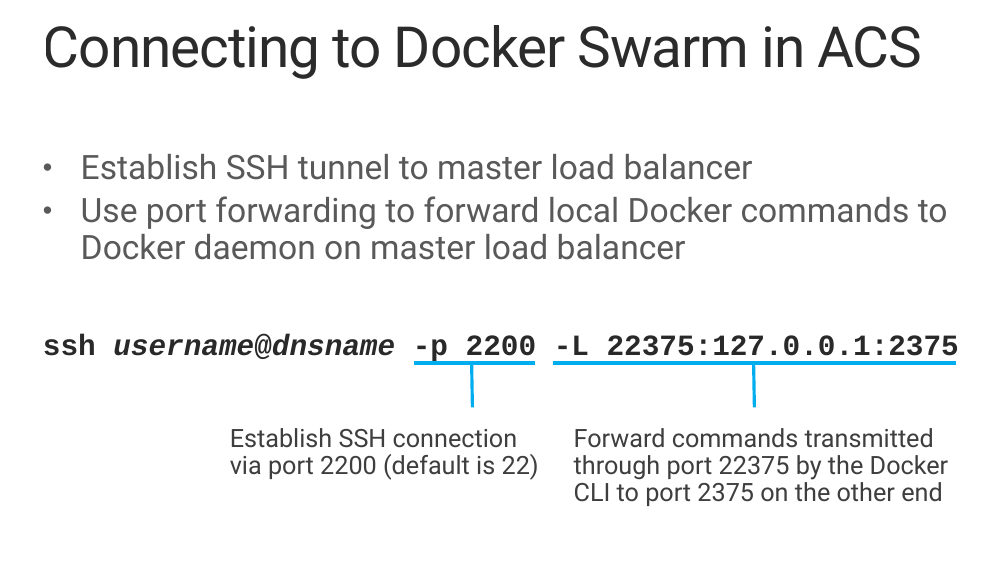
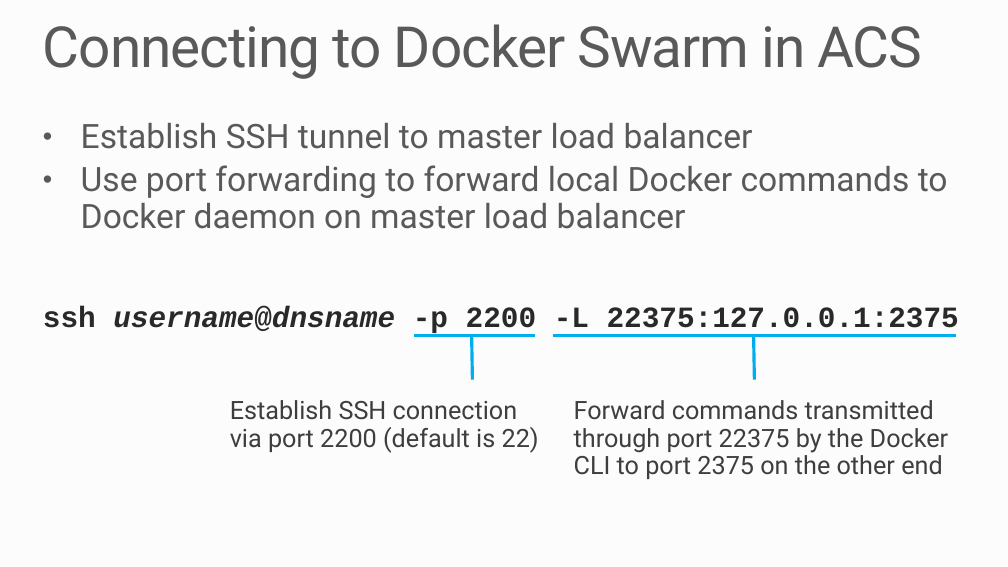
Before and after one commit to MSRConnections/Azure-training-course, a slide deck: slide 10 of Content/Container Service/Azure Container Service.pptx. Drawn at 1008x567 pixels with LibreOffice and Linux fonts; fonts in the diff are those of the drawing; background and template pictures are left out. Boxes give left, top, right and bottom in pixels: in the first picture for what was removed or moved away, otherwise in the second. Text is boxed around its words. In the diff, an @@ line names an element or a change of style, - is before the commit and + after.

```diff
--- a/Content/Container Service/Azure Container Service.pptx
+++ b/Content/Container Service/Azure Container Service.pptx
@@ background #FFFFFF to #FCFCFC @@
@@ title "Connecting to Docker Swarm in ..." at [43,24,922,79]: text colour #292929 to #595959 @@
@@ text "Establish SSH tunnel to master ...": place and size @@
-text "Establish SSH tunnel to master ..." at [81,154,948,260]
+text "Establish SSH tunnel to master ..." at [81,123,948,229]
@@ text "ssh username@dnsname -p 2200 -L ...": place and size @@
-text "ssh username@dnsname -p 2200 -L ..." at [43,334,959,363]
+text "ssh username@dnsname -p 2200 -L ..." at [43,306,959,335]
@@ 4 lines, 2 texts: place and size @@
-4 lines, 2 texts at [230,363,957,506]
+4 lines, 2 texts at [230,336,957,479]
```
Also in this commit, not shown: 8 other slides changed.
